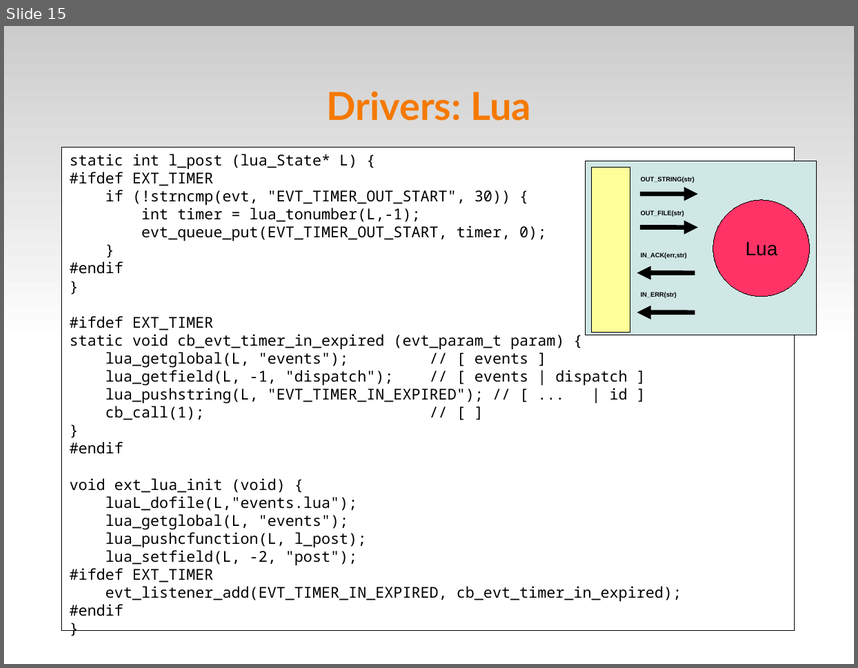
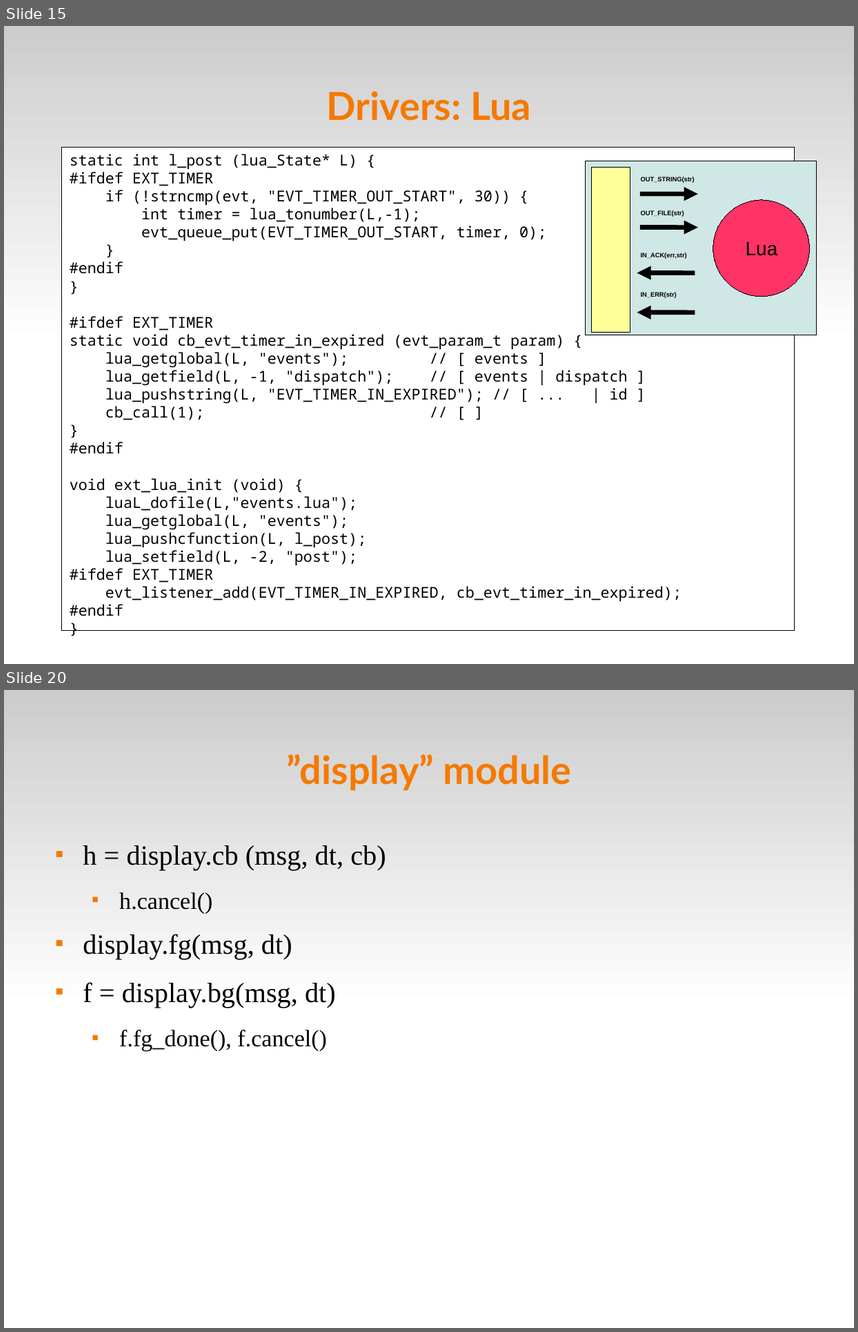
Before and after one commit to fsantanna/events, a slide deck: evt.odp. Shown one above the other, each under a label of ours: slide 15 before the commit, slides 15 and 20 after it; the slides between them are not shown. The pictures are 858x668 and 858x1332 pixels, drawn with LibreOffice and Linux fonts; fonts in the diff are those of the drawing. Boxes give left, top, right and bottom in pixels: in the first picture for what was removed or moved away, otherwise in the second. Text is boxed around its words. In the diff, an @@ line names an element or a change of style, - is before the commit and + after.

Commit message:
(+) app6 (+) drv_display

```diff
--- a/evt.odp
+++ b/evt.odp
@@ slide 20 added at box(4, 690, 854, 1328), background #FFFFFF; not listed: 1 template element that a slide beside it also shows @@
@@ title added at box(286, 754, 572, 791), 36 pt, text #F57900, bold @@
+”display” module
@@ text added at box(83, 845, 386, 1051), 26 pt, text #000000 @@
+■ h = display.cb (msg, dt, cb)
+  ■ h.cancel()
+■ display.fg(msg, dt)
+■ f = display.bg(msg, dt)
+  ■ f.fg_done(), f.cancel()
```
Also in this commit, not shown: 3 slides changed, 3 other slides added, 5 other files.
